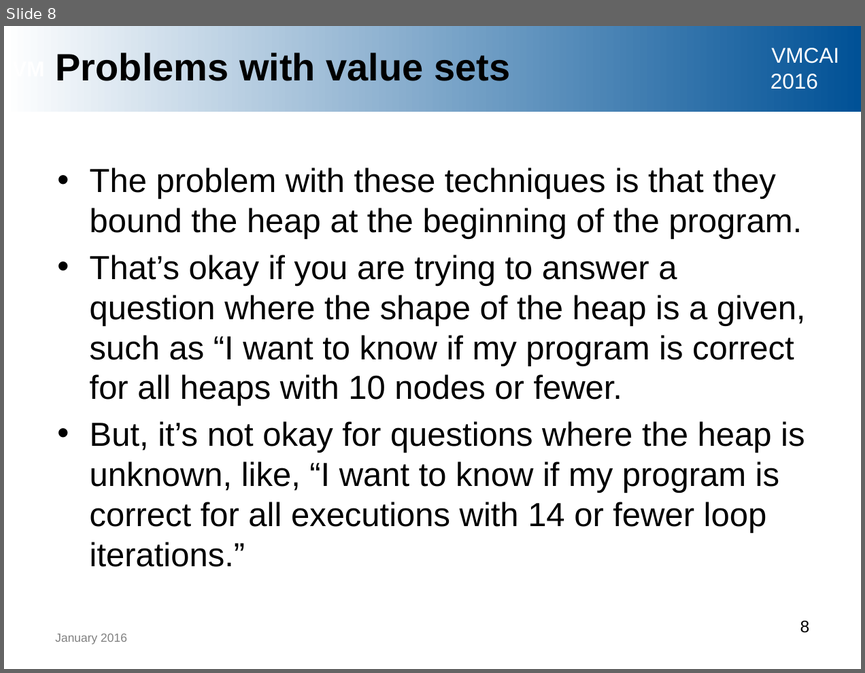
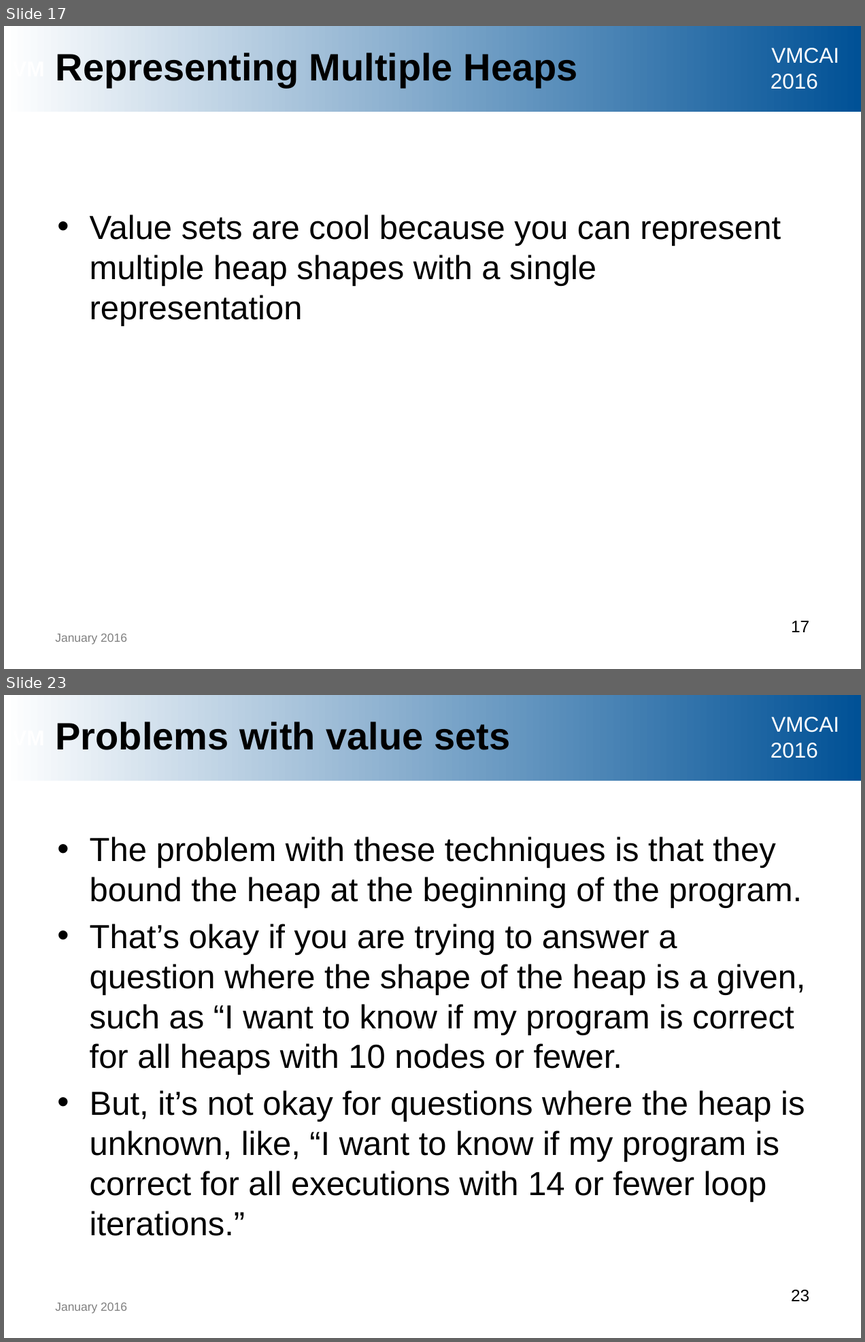
Before and after one commit to ericmercer/uber-lazy, a slide deck: vmcai-2016-slides/vmcai_presentation.pptx. Shown one above the other, each under a label of ours: slide 8 before the commit, slides 17 and 23 after it; the slides between them are not shown. The pictures are 865x673 and 865x1342 pixels, drawn with LibreOffice and Linux fonts; fonts in the diff are those of the drawing; background and template pictures are left out. Boxes give left, top, right and bottom in pixels: in the first picture for what was removed or moved away, otherwise in the second. Text is boxed around its words. In the diff, an @@ line names an element or a change of style, - is before the commit and + after.

```diff
--- a/vmcai-2016-slides/vmcai_presentation.pptx
+++ b/vmcai-2016-slides/vmcai_presentation.pptx
@@ slide 17 added at (x1=4, y1=26, x2=861, y2=669), background #FFFFFF; not listed: 3 template elements that a slide beside it also shows @@
@@ title added at (x1=56, y1=50, x2=578, y2=87), 32 pt, text #000000, bold @@
+Representing Multiple Heaps
@@ text added at (x1=90, y1=214, x2=781, y2=326), 28 pt, text #000000 @@
+• Value sets are cool because you can represent multiple heap shapes with a single representation
@@ text added at (x1=55, y1=633, x2=127, y2=644), 10 pt, text #808080 @@
+January 2016
@@ page number added at (x1=791, y1=620, x2=809, y2=632), 14 pt, text #000000 @@
+17
@@ what was slide 8 is now slide 23 @@
@@ page number at (x1=791, y1=1289, x2=809, y2=1302): text changed @@
-8
+23
```
Also in this commit, not shown: 6 slides changed, 14 other slides added.
